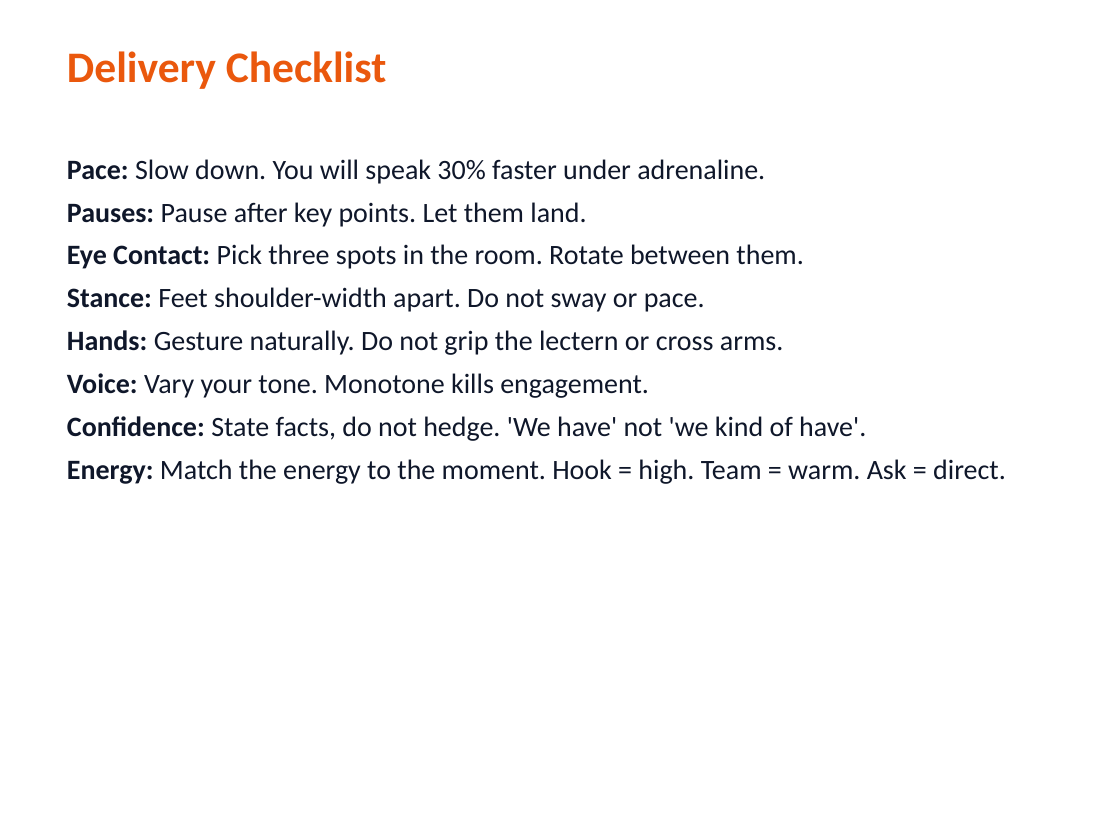
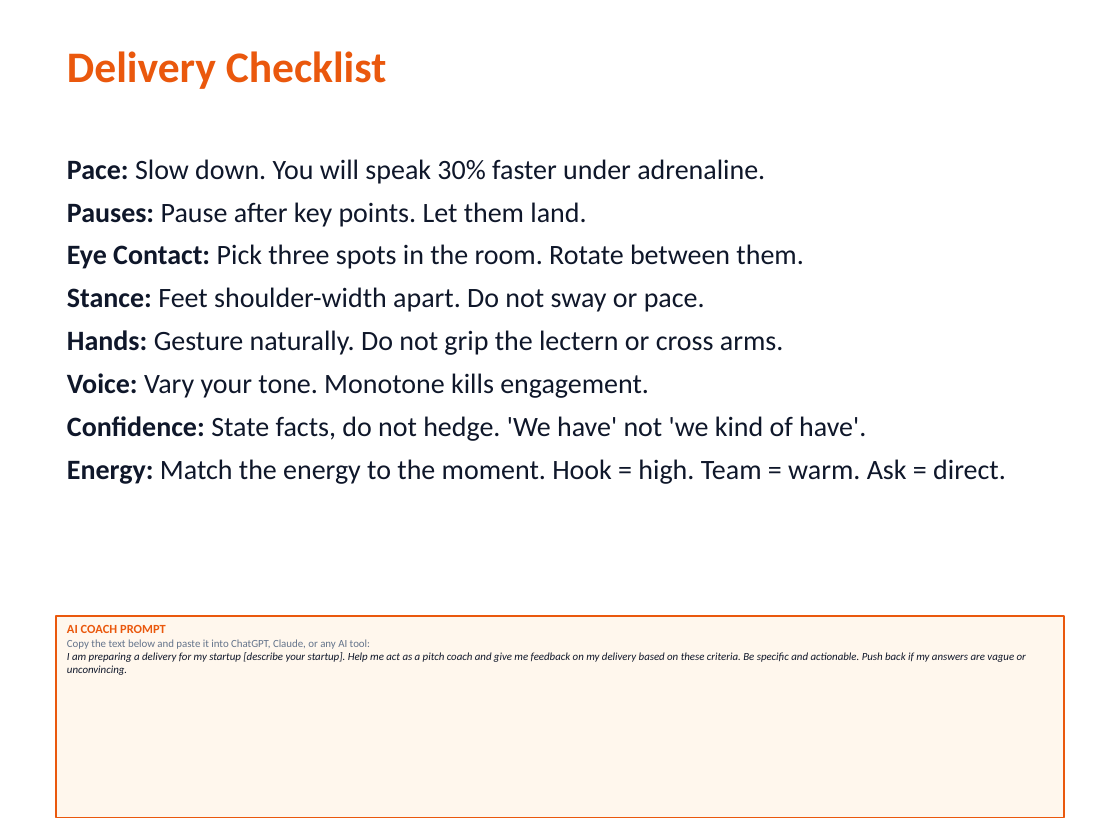
Before and after one commit to TheGinjaNinja/gnv-fundraising-workshop, a slide deck: slide 6 of low-tech/demo-day-prep.pptx. Drawn at 1120x840 pixels with LibreOffice and Linux fonts; fonts in the diff are those of the drawing. Boxes give left, top, right and bottom in pixels: in the first picture for what was removed or moved away, otherwise in the second. Text is boxed around its words. In the diff, an @@ line names an element or a change of style, - is before the commit and + after.

```diff
--- a/low-tech/demo-day-prep.pptx
+++ b/low-tech/demo-day-prep.pptx
@@ rectangle added at (56,616,1064,818), fill #FFF7ED, outline #EA580D 1 pt, 7 pt, text #0F172A, italic @@
+AI COACH PROMPT
+Copy the text below and paste it into ChatGPT, Claude, or any AI tool:
+I am preparing a delivery for my startup [describe your startup]. Help me act as a pitch coach and give me feedback on my delivery based on these criteria. Be specific and actionable. Push back if my answers are vague or unconvincing.
```
Also in this commit, not shown: 5 other slides changed, 3 other files.
